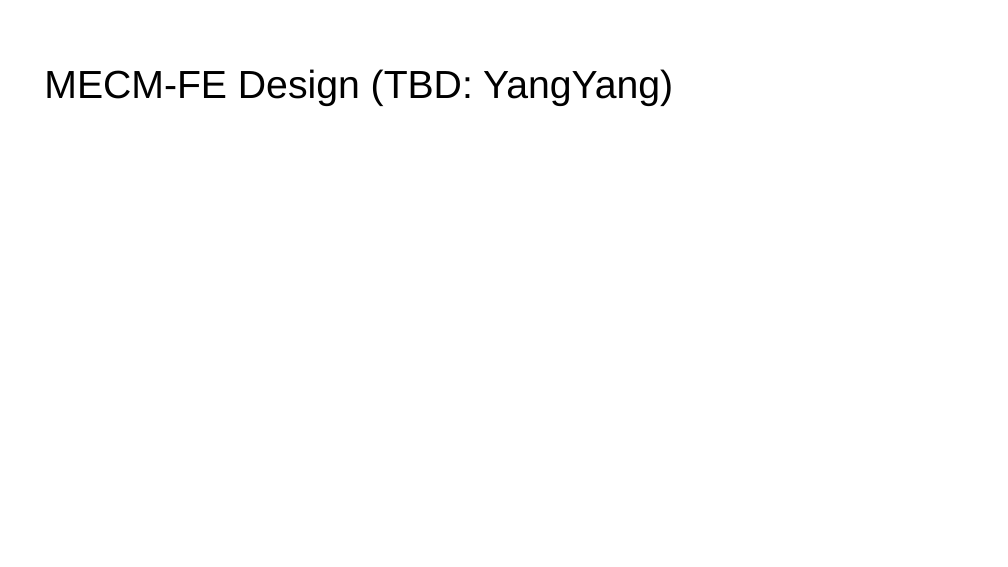
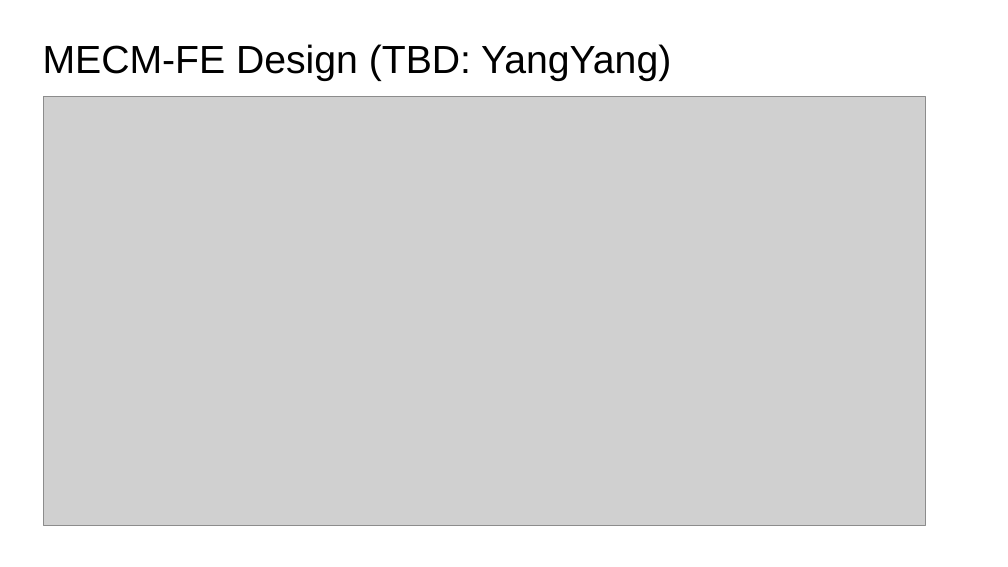
Before and after one commit to EdgeGallery/community, a slide deck: slide 9 of MECM PT/Release V1.0/Application deployment on multiple-edges.pptx (slide 8 before the commit). Drawn at 1008x567 pixels with LibreOffice and Linux fonts; fonts in the diff are those of the drawing; grey boxes stand for pictures. Boxes give left, top, right and bottom in pixels: in the first picture for what was removed or moved away, otherwise in the second. Text is boxed around its words. In the diff, an @@ line names an element or a change of style, - is before the commit and + after.

```diff
--- a/MECM PT/Release V1.0/Application deployment on multiple-edges.pptx
+++ b/MECM PT/Release V1.0/Application deployment on multiple-edges.pptx
@@ title "MECM-FE Design (TBD: YangYang)": place and size @@
-title "MECM-FE Design (TBD: YangYang)" at [44, 69, 673, 106]
+title "MECM-FE Design (TBD: YangYang)" at [43, 44, 671, 81]
@@ picture added at [43, 96, 925, 525] @@
```
Also in this commit, not shown: 2 other slides changed, 16 slides added, 1 other file.
